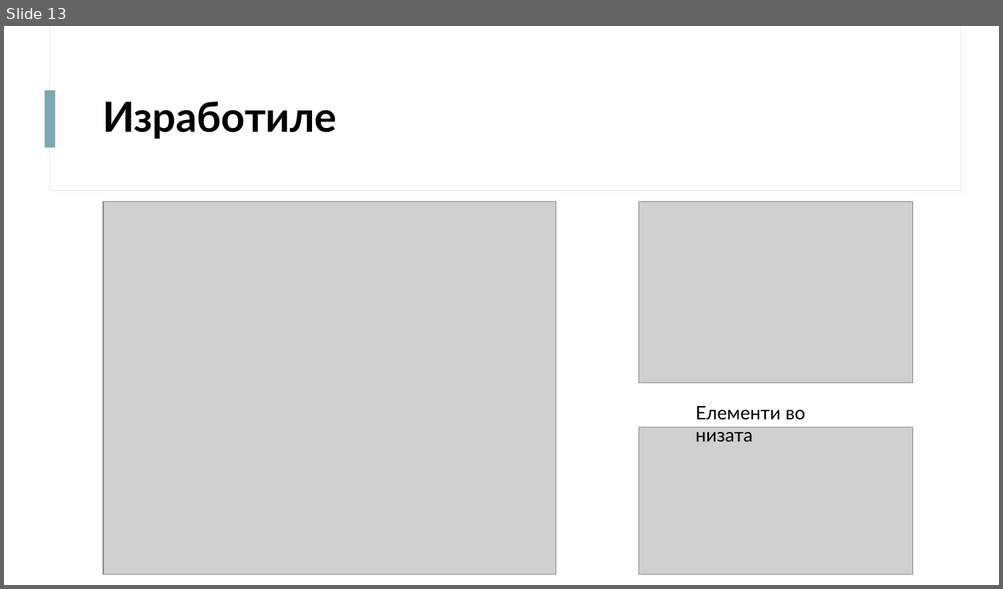
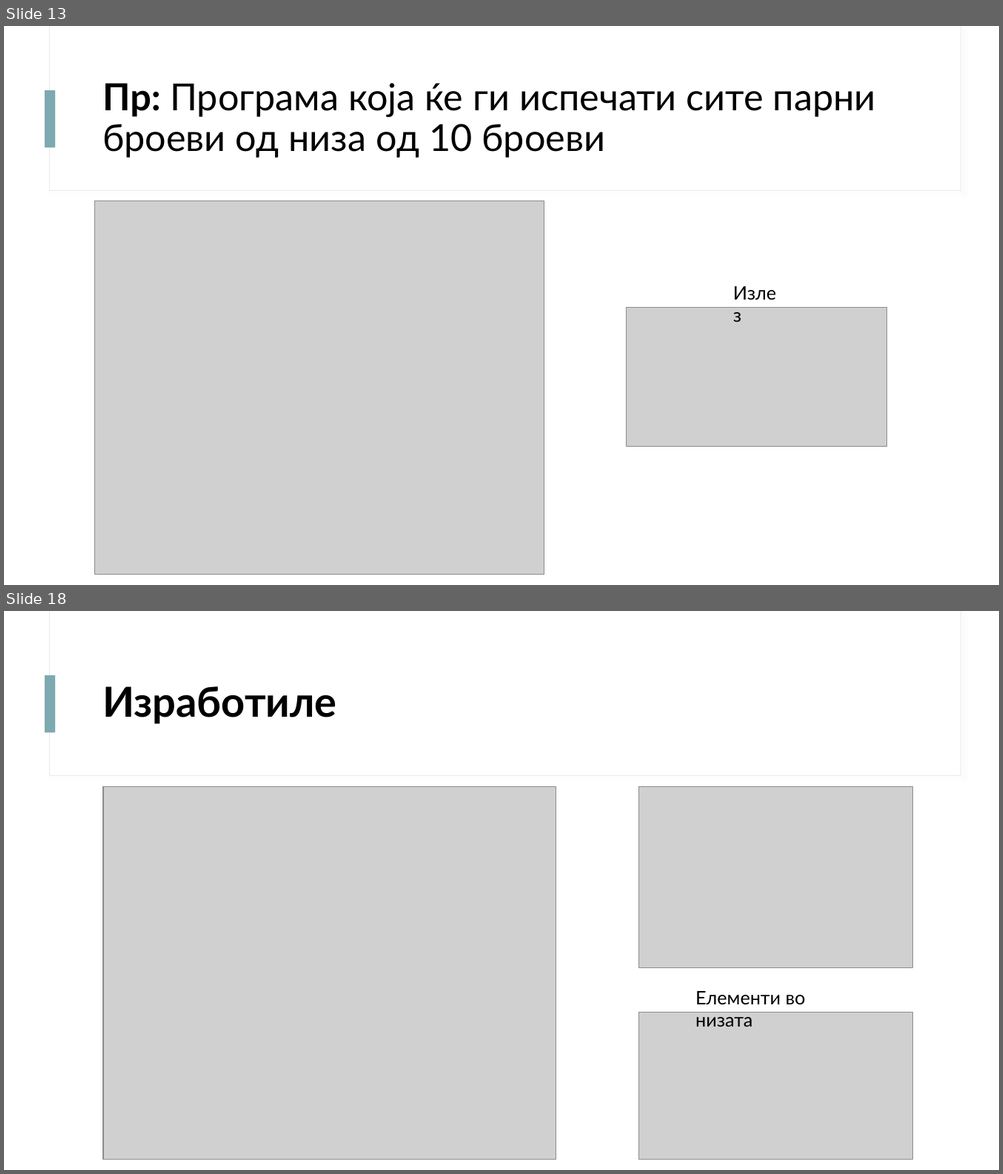
Before and after one commit to davidanastasov/Programski, a slide deck: Nizi/Prezentacija/Nizi.pptx. Shown one above the other, each under a label of ours: slide 13 before the commit, slides 13 and 18 after it; the slides between them are not shown. The pictures are 1003x589 and 1003x1174 pixels, drawn with LibreOffice and Linux fonts; fonts in the diff are those of the drawing; grey boxes stand for pictures. Boxes give left, top, right and bottom in pixels: in the first picture for what was removed or moved away, otherwise in the second. Text is boxed around its words. In the diff, an @@ line names an element or a change of style, - is before the commit and + after.

```diff
--- a/Nizi/Prezentacija/Nizi.pptx
+++ b/Nizi/Prezentacija/Nizi.pptx
@@ slide 13 added at <box>4,26,999,585</box>, background #FFFFFF; not listed: 3 template elements that a slide beside it also shows @@
@@ title added at <box>102,83,876,157</box>, 36 pt, text #000000 @@
+Пр: Програма која ќе ги испечати сите парни броеви од низа од 10 броеви
@@ picture added at <box>95,201,544,575</box> @@
@@ text added at <box>726,278,788,308</box>, 18 pt, text #000000 @@
+Излез
@@ picture added at <box>626,308,888,447</box> @@
@@ what was slide 13 is now slide 18 @@
```
Also in this commit, not shown: 5 slides changed, 6 other slides added, 2 slides removed, 5 other files.
